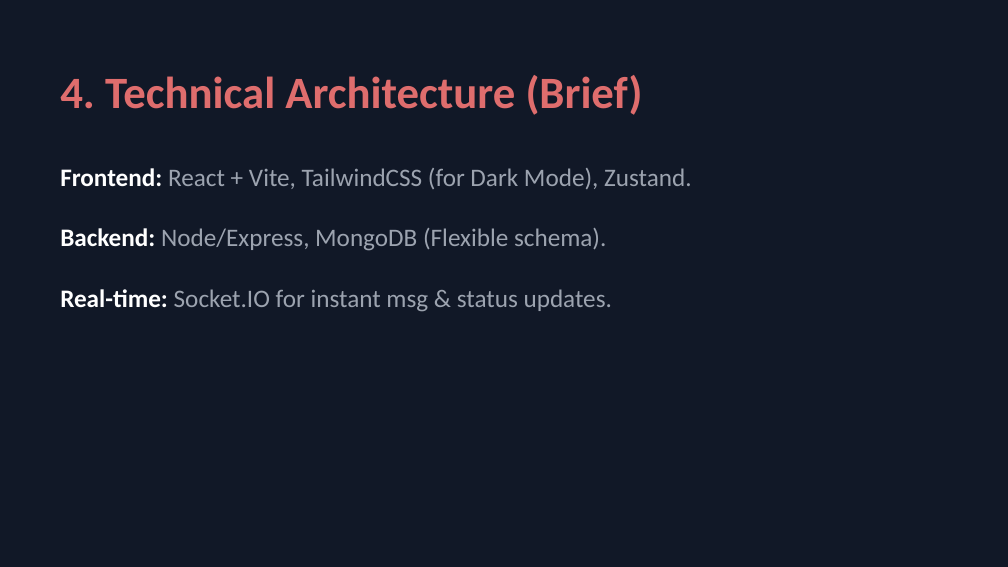
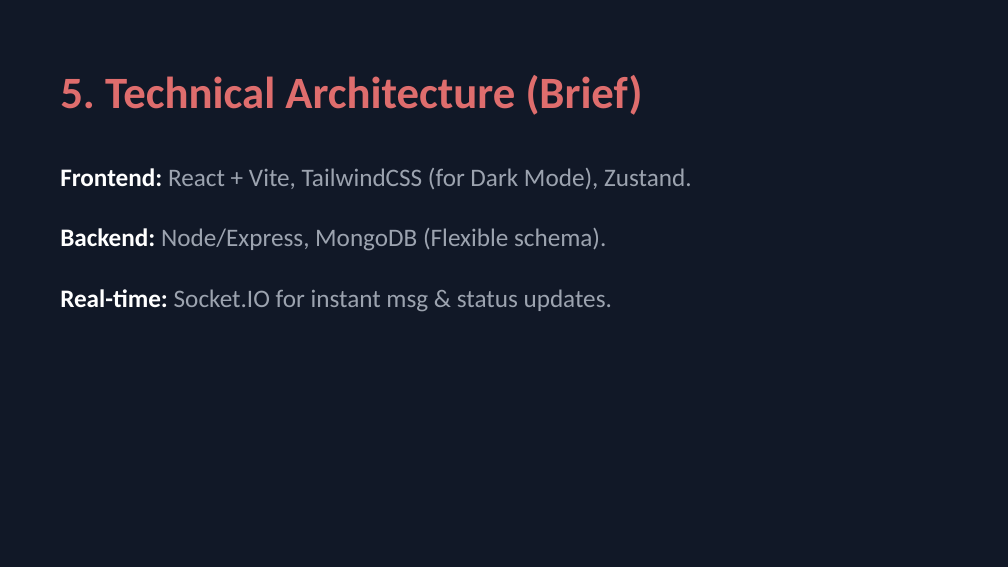
Before and after one commit to AyushAgrawal2004/CircleUp, a slide deck: slide 6 of CircleUp_Presentation.pptx (slide 5 before the commit). Drawn at 1008x567 pixels with LibreOffice and Linux fonts; fonts in the diff are those of the drawing. Boxes give left, top, right and bottom in pixels: in the first picture for what was removed or moved away, otherwise in the second. Text is boxed around its words. In the diff, an @@ line names an element or a change of style, - is before the commit and + after.

```diff
--- a/CircleUp_Presentation.pptx
+++ b/CircleUp_Presentation.pptx
@@ text at [60, 75, 643, 115]: text changed @@
-4. Technical Architecture (Brief)
+5. Technical Architecture (Brief)
```
Also in this commit, not shown: 9 other slides changed, 1 slide added, 3 other files.
